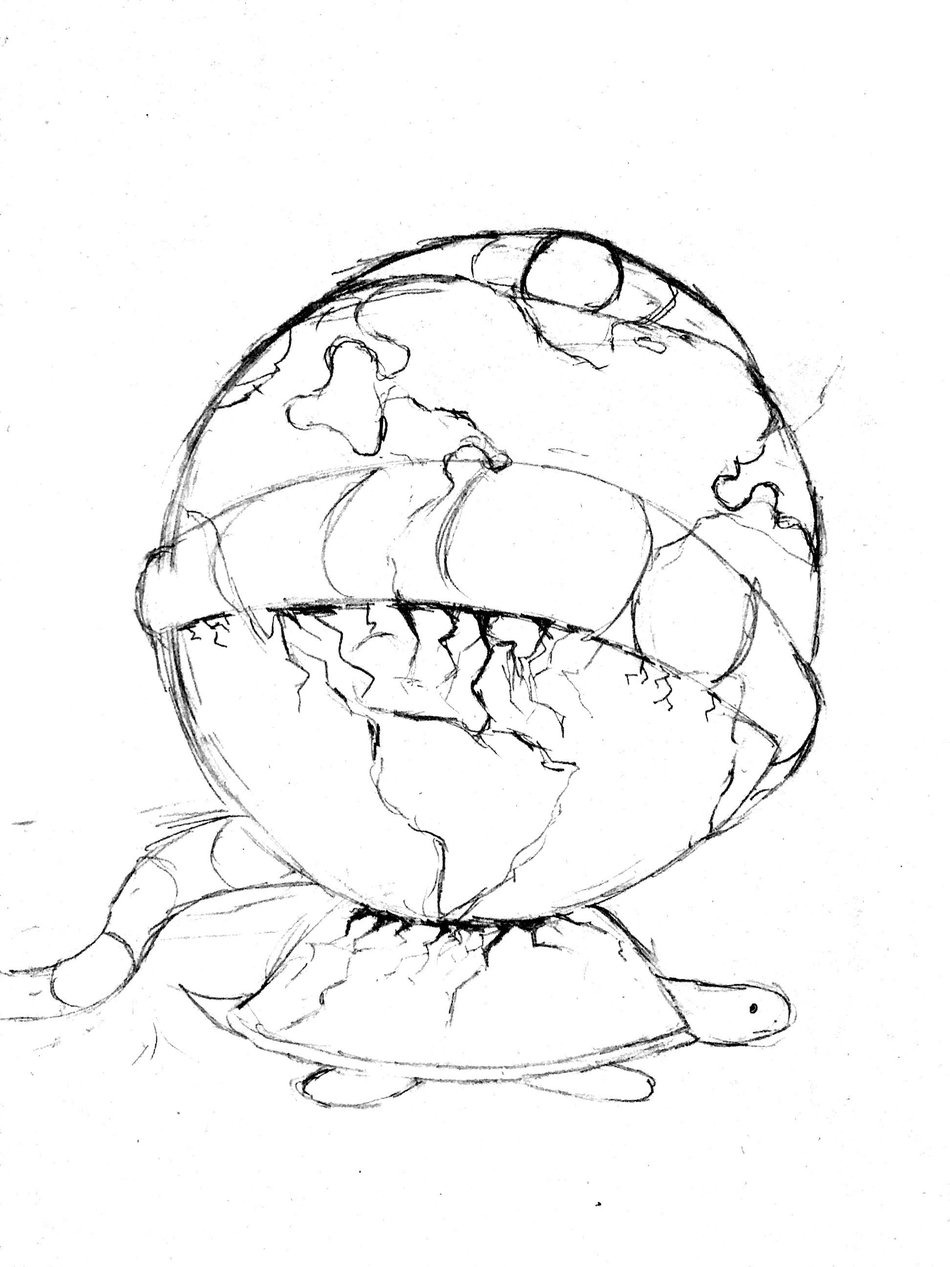
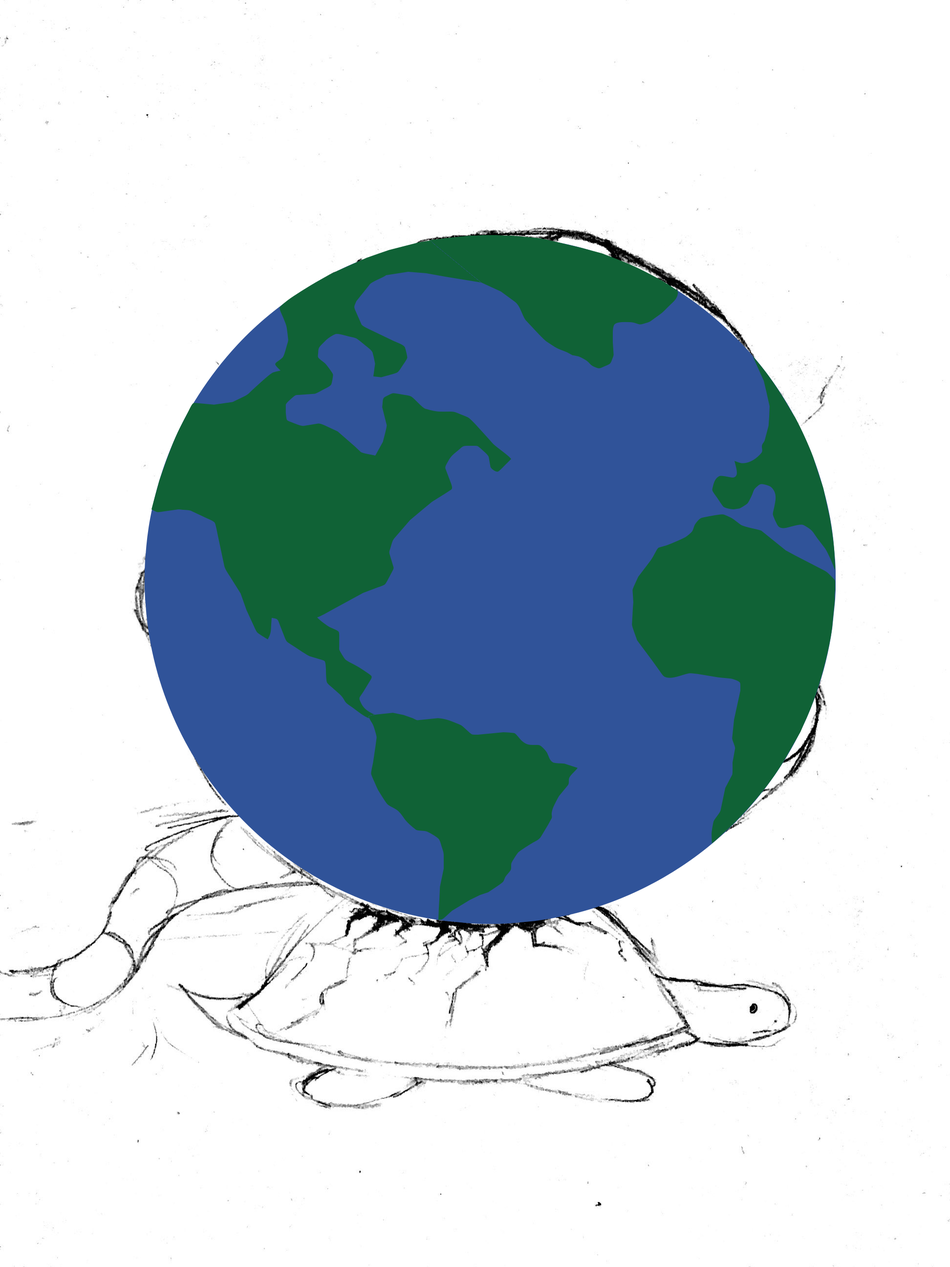
Layered file, before and after one edit (950 × 1267). Changes by layer:
added layer "Continents base" above "ocean" over [151, 235, 836, 920]
added layer "ocean" above "Pasted Layer" over [144, 235, 836, 924]
